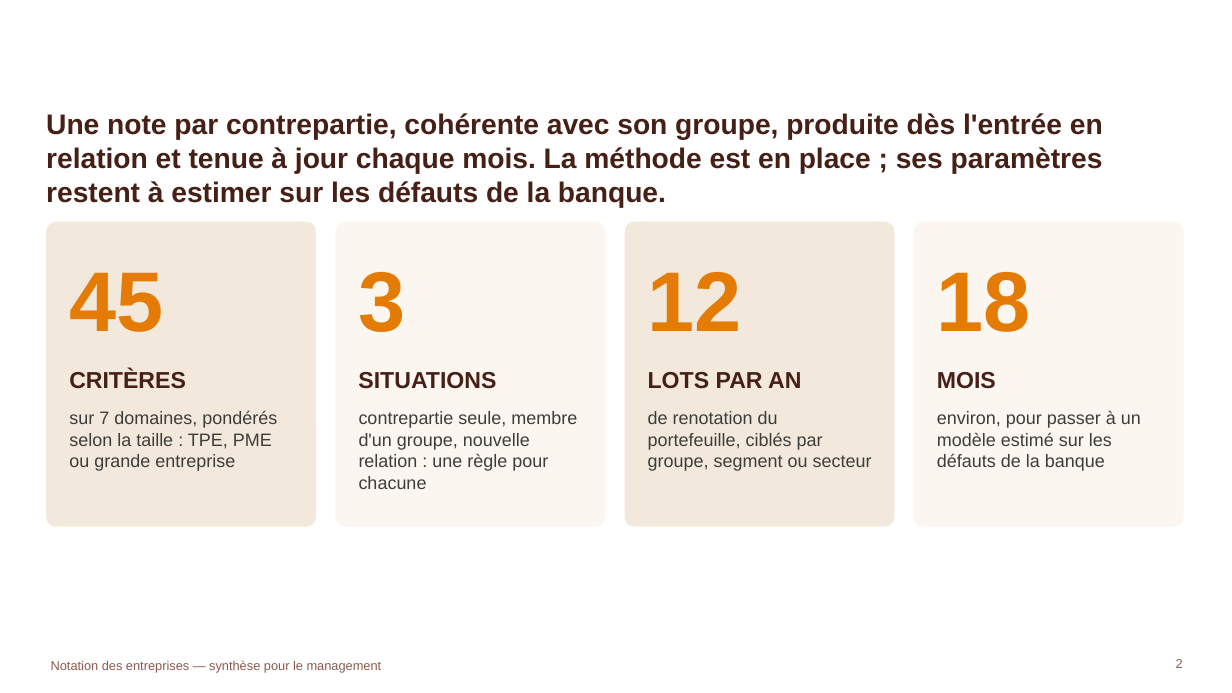
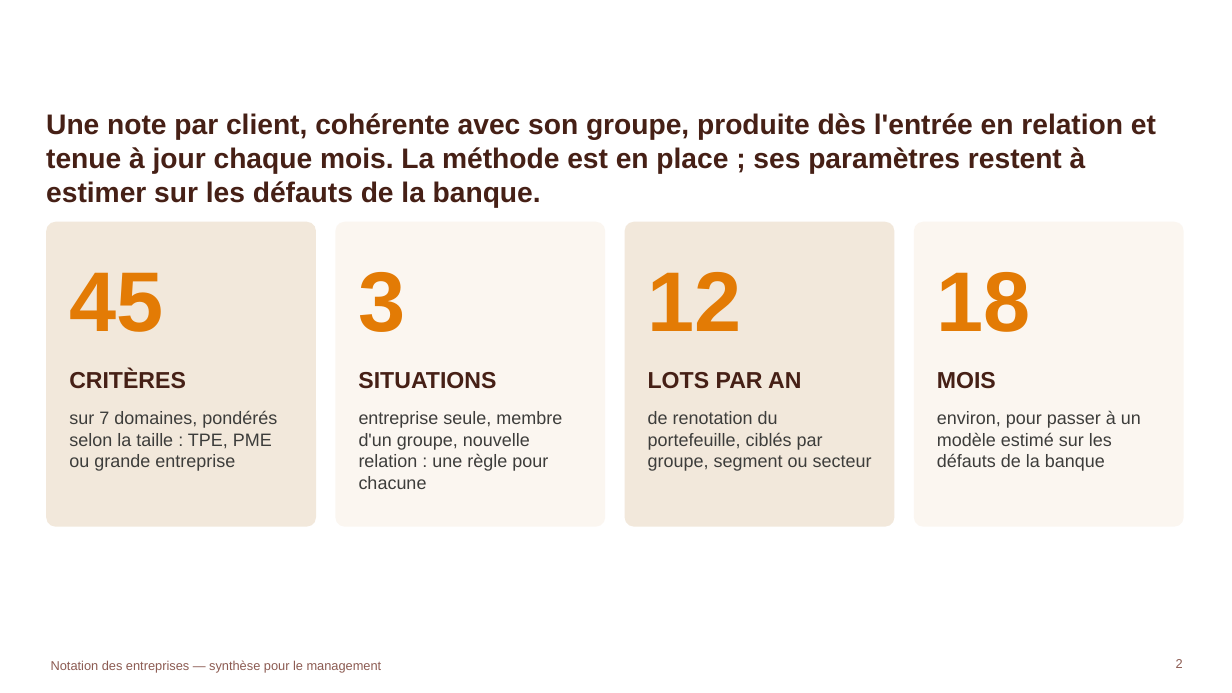
Before and after one commit to tariqeddoumi/Entreprise-scoring-cl, a slide deck: slide 2 of docs/presentations/Notation_entreprises_synthese_management.pptx. Drawn at 1232x693 pixels with LibreOffice and Linux fonts; fonts in the diff are those of the drawing; background and template pictures are left out. Boxes give left, top, right and bottom in pixels: in the first picture for what was removed or moved away, otherwise in the second. Text is boxed around its words. In the diff, an @@ line names an element or a change of style, - is before the commit and + after.

```diff
--- a/docs/presentations/Notation_entreprises_synthese_management.pptx
+++ b/docs/presentations/Notation_entreprises_synthese_management.pptx
@@ text at box(46, 113, 1156, 208): text changed @@
-Une note par contrepartie, cohérente avec son groupe, produite dès l'entrée en relation et tenue à jour chaque mois. La méthode est en place ; ses paramètres restent à estimer sur les défauts de la banque.
+Une note par client, cohérente avec son groupe, produite dès l'entrée en relation et tenue à jour chaque mois. La méthode est en place ; ses paramètres restent à estimer sur les défauts de la banque.
@@ text at box(359, 411, 562, 489): text changed @@
-contrepartie seule, membre d'un groupe, nouvelle relation : une règle pour chacune
+entreprise seule, membre d'un groupe, nouvelle relation : une règle pour chacune
```
Also in this commit, not shown: 4 other slides changed, 26 other files.
